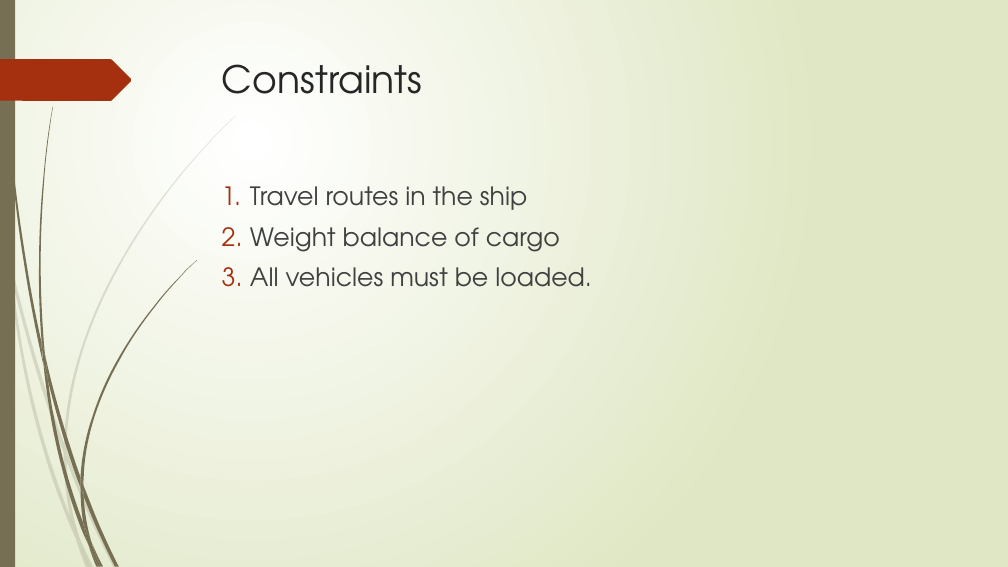
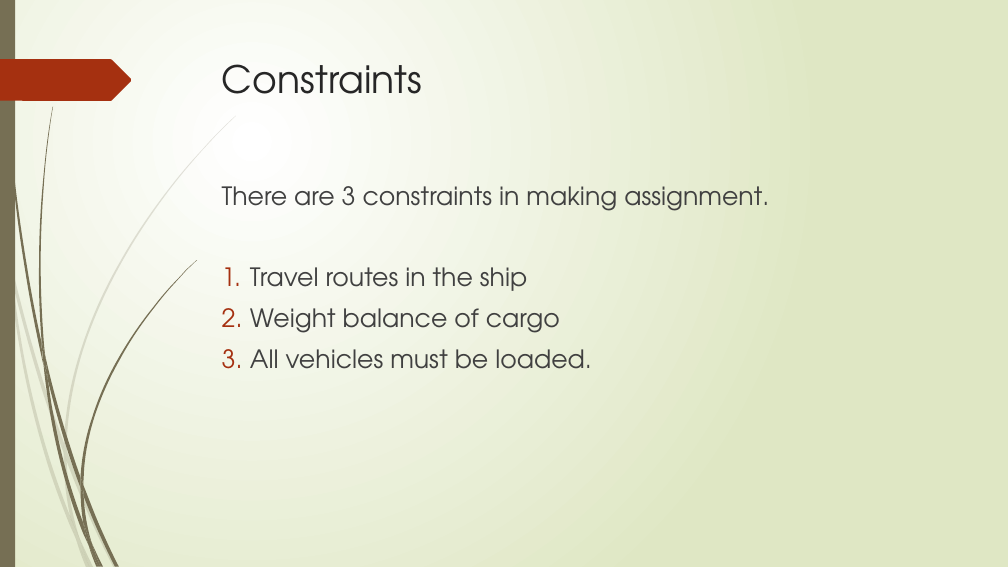
Before and after one commit to r-kurosu/kline_new, a slide deck: slide 23 of 竹田_修論発表.pptx (slide 22 before the commit). Drawn at 1008x567 pixels with LibreOffice and Linux fonts; fonts in the diff are those of the drawing. Boxes give left, top, right and bottom in pixels: in the first picture for what was removed or moved away, otherwise in the second. Text is boxed around its words. In the diff, an @@ line names an element or a change of style, - is before the commit and + after.

```diff
--- a/竹田_修論発表.pptx
+++ b/竹田_修論発表.pptx
@@ text at <box>222,186,769,211</box>: paragraph added @@
+There are 3 constraints in making assignment.
```
Also in this commit, not shown: 19 other slides changed, 3 slides added.
